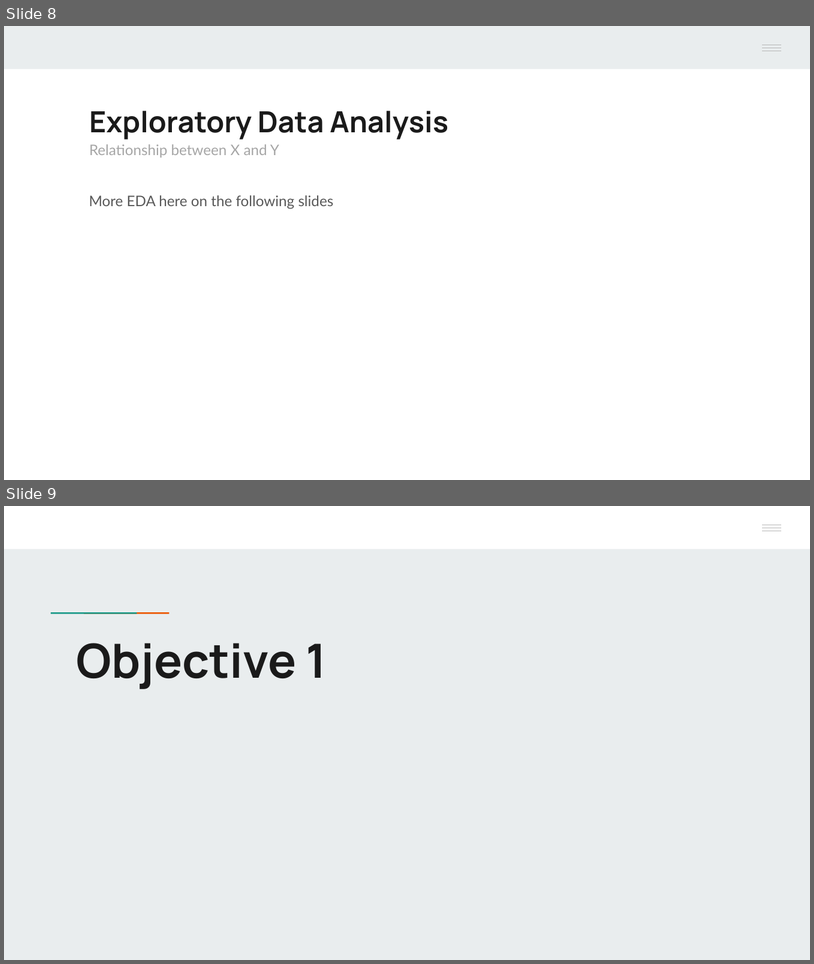
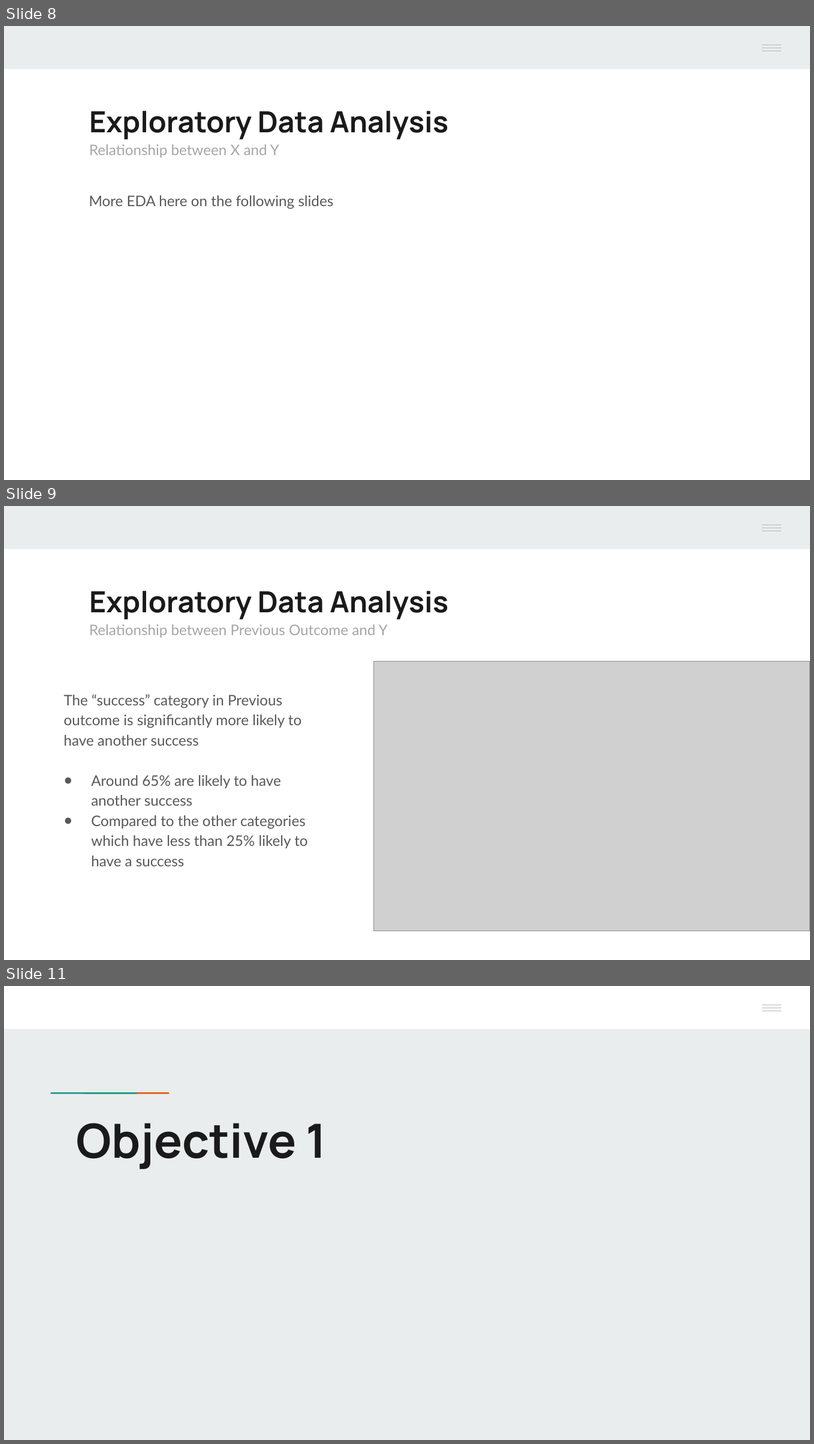
Before and after one commit to Mr-Chang95/Bank-Marketing-Analysis-Logistic-Regression, a slide deck: Project2_Chang_Craus_Yule.pptx. Shown one above the other, each under a label of ours: slides 8 and 9 before the commit, slides 8, 9 and 11 after it; the slides between them are not shown. The pictures are 814x964 and 814x1444 pixels, drawn with LibreOffice and Linux fonts; fonts in the diff are those of the drawing; grey boxes stand for pictures; background and template pictures are left out. Boxes give left, top, right and bottom in pixels: in the first picture for what was removed or moved away, otherwise in the second. Text is boxed around its words. In the diff, an @@ line names an element or a change of style, - is before the commit and + after.

```diff
--- a/Project2_Chang_Craus_Yule.pptx
+++ b/Project2_Chang_Craus_Yule.pptx
@@ slide 9 added at [4,506,810,960], background #FFFFFF; not listed: 5 template elements that a slide beside it also shows @@
@@ text added at [89,591,449,637], 13 pt, text #A6A6A6 @@
+Exploratory Data Analysis
+Relationship between Previous Outcome and Y
@@ picture added at [374,661,810,931] @@
@@ text added at [64,694,308,866], 13 pt, text #595959 @@
+The “success” category in Previous outcome is significantly more likely to have another success
+● Around 65% are likely to have another success
+● Compared to the other categories which have less than 25% likely to have a success
@@ what was slide 9 is now slide 11 @@
```
Also in this commit, not shown: 1 other slide added.
